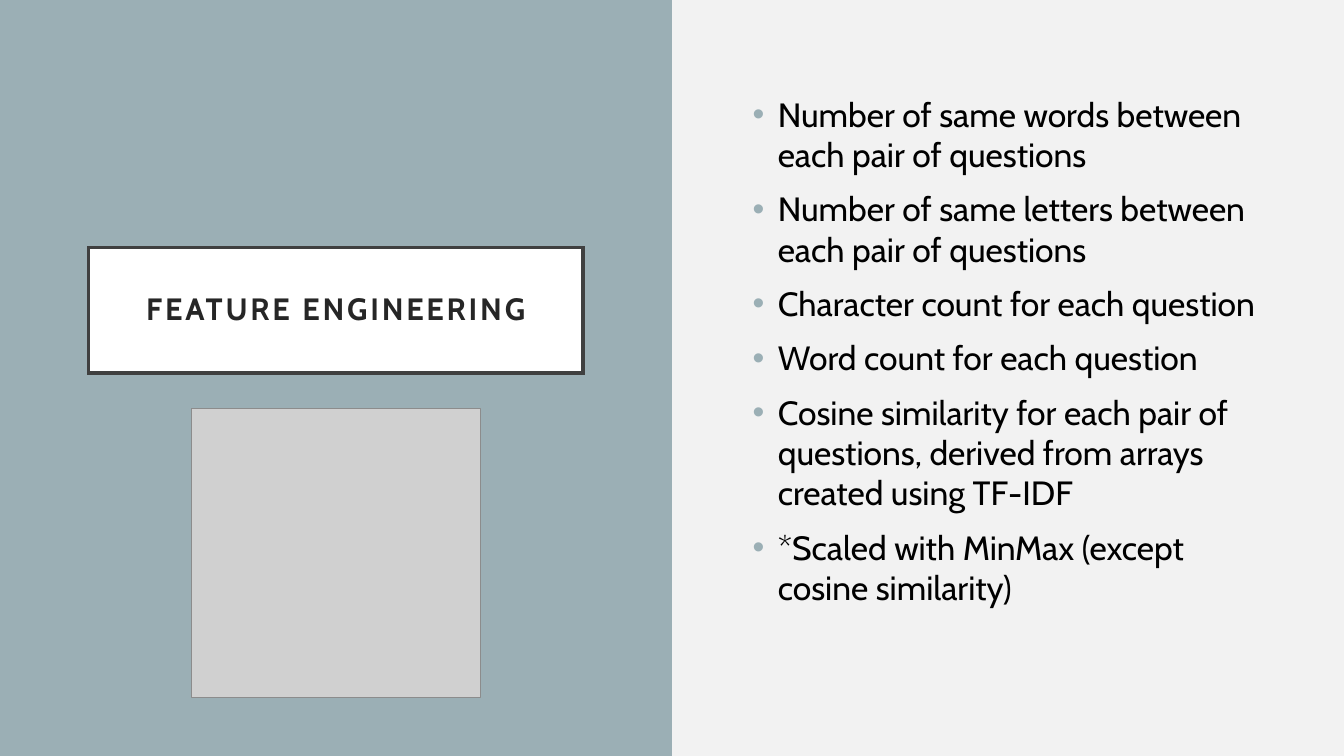
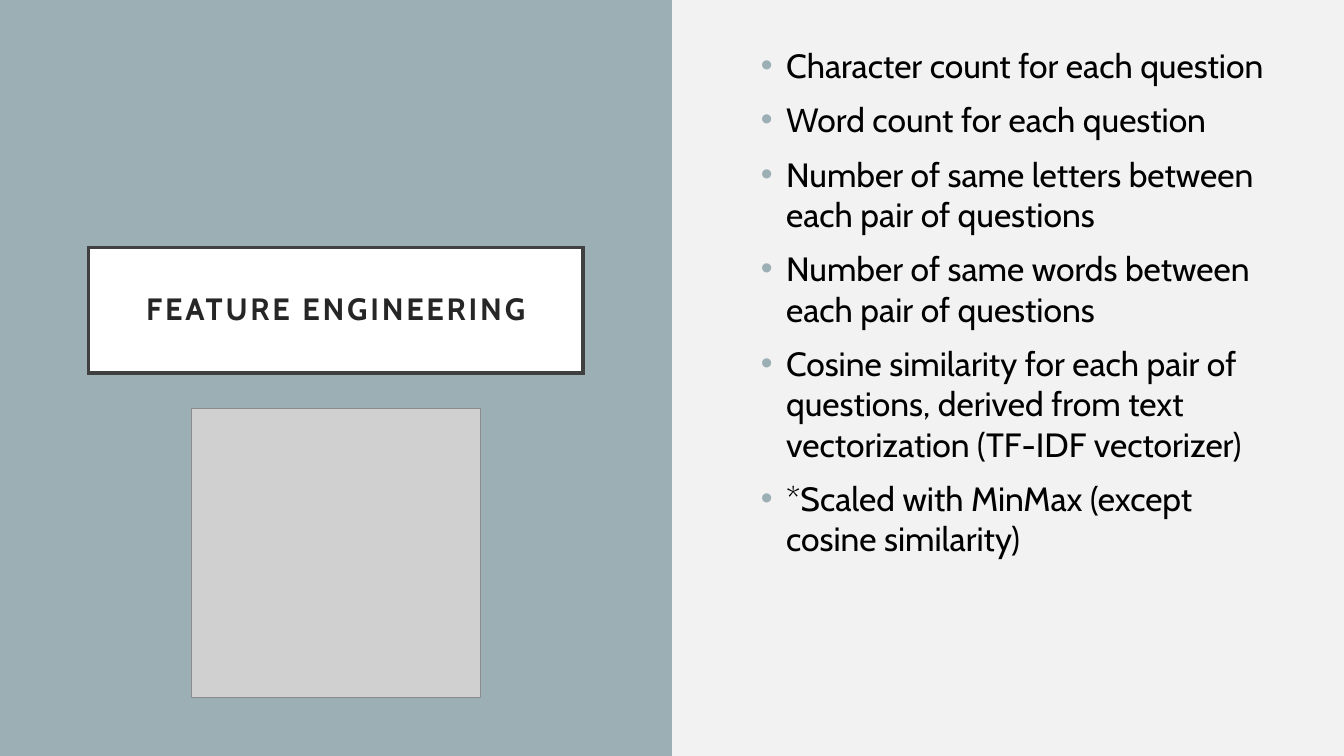
Before and after one commit to joshho77/NLP_Project, a slide deck: slide 15 of NLP Project Slides.pptx. Drawn at 1344x756 pixels with LibreOffice and Linux fonts; fonts in the diff are those of the drawing; grey boxes stand for pictures. Boxes give left, top, right and bottom in pixels: in the first picture for what was removed or moved away, otherwise in the second. Text is boxed around its words. In the diff, an @@ line names an element or a change of style, - is before the commit and + after.

```diff
--- a/NLP Project Slides.pptx
+++ b/NLP Project Slides.pptx
@@ text "Character count for each question": place and size @@
-text "Character count for each question" at [778,101,1255,608]
+text "Character count for each question" at [786,52,1263,559]
@@ text at [778,101,1245,270]: paragraphs removed @@
-• Number of same words between each pair of questions
-• Number of same letters between each pair of questions
@@ text at [786,161,1254,462]: text changed @@
-• Cosine similarity for each pair of questions, derived from arrays created using TF-IDF
+• Number of same letters between each pair of questions
+• Number of same words between each pair of questions
+• Cosine similarity for each pair of questions, derived from text vectorization (TF-IDF vectorizer)
```
Also in this commit, not shown: 6 other slides changed, 1 other file.
